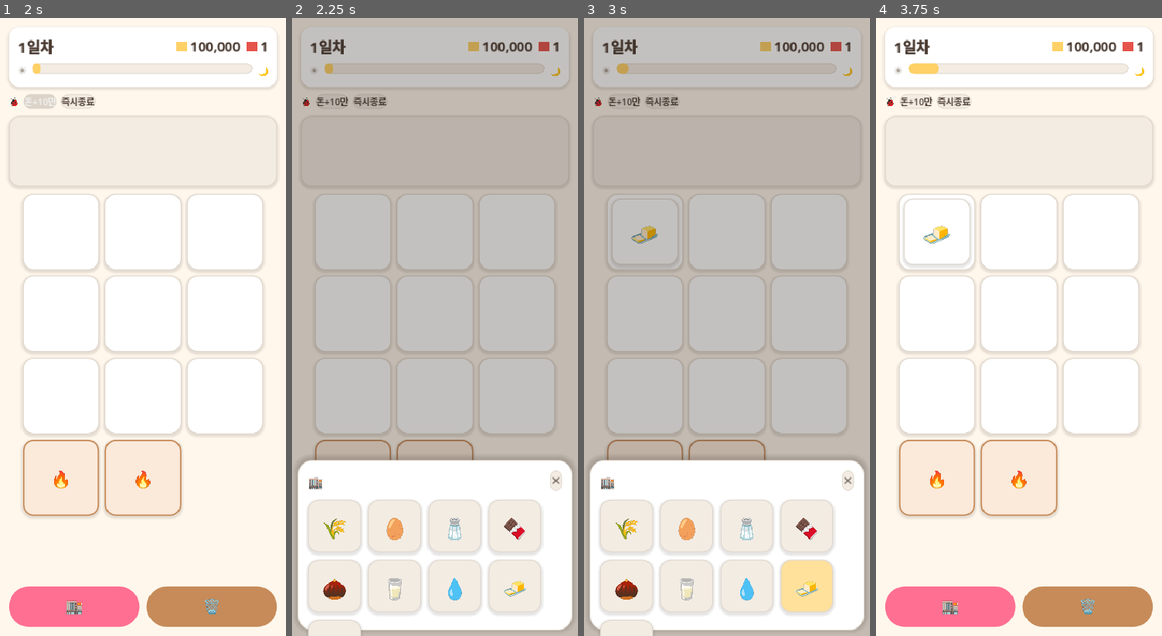
Above: before the commit, frames 1-4 (left to right).
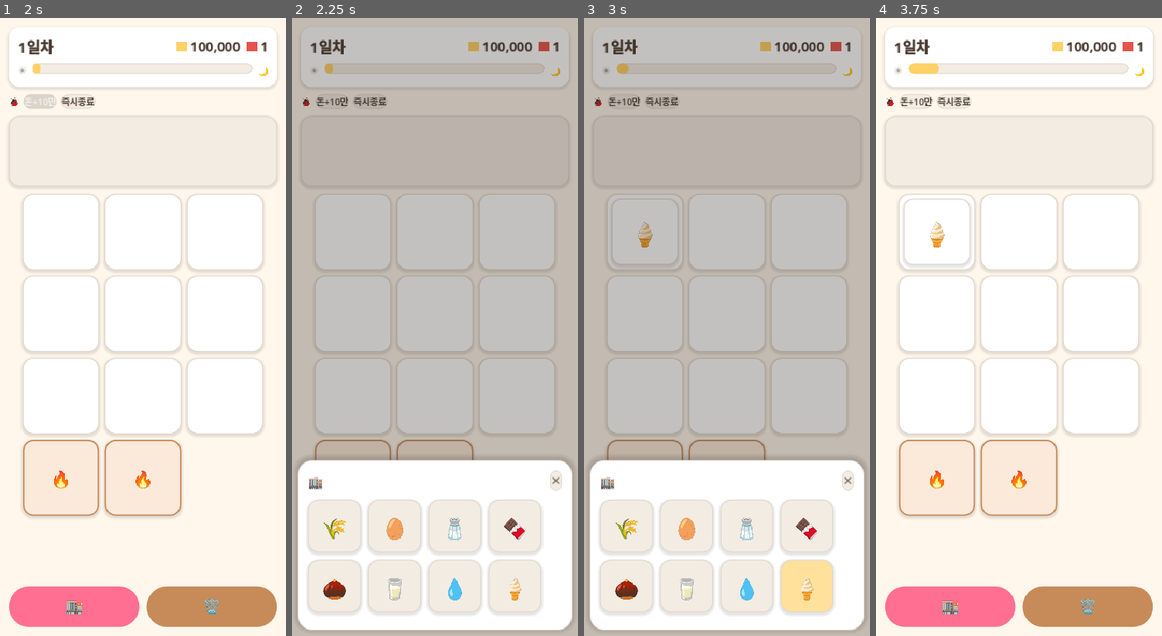
Above: after the commit, the same moments.

Repository: yellyB/game-slot-kitchen
Game: Godot game, scene res://scenes/Main.tscn
The game is run twice, just before and just after one commit, with the same random seed, the same clock (stepped at 60 frames per second) and the same inputs.
Inputs:
- Up to frame 1 (2 s): click "시작" at 0.5 s; click "돈+10만" at 1.25 s
- Up to frame 2 (2.25 s): click "🏬" at 2 s
- Up to frame 3 (3 s): click "🗑️" at 2.75 s
- Up to frame 4 (3.75 s): click "✕" at 3.5 s

Frame 1 is identical in both runs. In frame 2, 0.6% of the frame differs, in the area x 5-82%, y 90-100%; in frame 3, 0.7%, in the area x 5-82%, y 33-100%; in frame 4, 0.2%.

Commit message:
메뉴 확정: 가격/명명 조정 + 5번 티라미수
- 라떼 2, 초코도넛 8, 6번 초코케이크 30
- 5번 와플→티라미수(원두+크림+설탕), 버터 재료 제거
- 재료 8종: 원두·물·우유·밀가루·계란·설탕·초콜릿·크림

Co-Authored-By: Claude Opus 4.8 (1M context) <noreply@anthropic.com>

Diff:
--- a/data/ingredients.gd
+++ b/data/ingredients.gd
@@ -11,7 +11,6 @@
 	"bean":      {"name": "원두",   "icon": "🌰", "unlocked": true},
 	"milk":      {"name": "우유",   "icon": "🥛", "unlocked": true},
 	"water":     {"name": "물",     "icon": "💧", "unlocked": true},
-	"butter":    {"name": "버터",   "icon": "🧈", "unlocked": true},
 	"cream":     {"name": "크림",   "icon": "🍦", "unlocked": true},
 }
 
--- a/data/recipes.gd
+++ b/data/recipes.gd
@@ -8,11 +8,11 @@
 ## (카테고리 tag는 아직 안 넣음 — 카테고리 버프 설계 시 추가)
 const ALL := {
 	"coffee":  {"name": "커피",     "icon": "☕", "ingredients": ["bean", "water"], "cook_time": 3.0, "price": 1,  "tier": 1},
-	"latte":   {"name": "라떼",     "icon": "🥛", "ingredients": ["bean", "milk"], "cook_time": 4.0, "price": 3,  "tier": 2},
+	"latte":   {"name": "라떼",     "icon": "🥛", "ingredients": ["bean", "milk"], "cook_time": 4.0, "price": 2,  "tier": 2},
 	"glazed":  {"name": "글레이즈드", "icon": "🍩", "ingredients": ["flour", "egg", "sugar"], "cook_time": 5.0, "price": 6,  "tier": 3},
-	"choco":   {"name": "초코도넛",  "icon": "🍪", "ingredients": ["flour", "egg", "chocolate"], "cook_time": 5.0, "price": 10, "tier": 4},
-	"waffle":  {"name": "와플",     "icon": "🧇", "ingredients": ["flour", "milk", "butter"], "cook_time": 6.0, "price": 18, "tier": 5},
-	"special": {"name": "케이크",    "icon": "🍰", "ingredients": ["flour", "cream", "sugar", "chocolate"], "cook_time": 7.0, "price": 30, "tier": 6},
+	"choco":   {"name": "초코도넛",  "icon": "🍪", "ingredients": ["flour", "egg", "chocolate"], "cook_time": 5.0, "price": 8,  "tier": 4},
+	"tiramisu": {"name": "티라미수",  "icon": "🍮", "ingredients": ["bean", "cream", "sugar"], "cook_time": 6.0, "price": 12, "tier": 5},
+	"special": {"name": "초코케이크",  "icon": "🍰", "ingredients": ["flour", "cream", "sugar", "chocolate"], "cook_time": 7.0, "price": 30, "tier": 6},
 }
 
 static func all_ids() -> Array:
